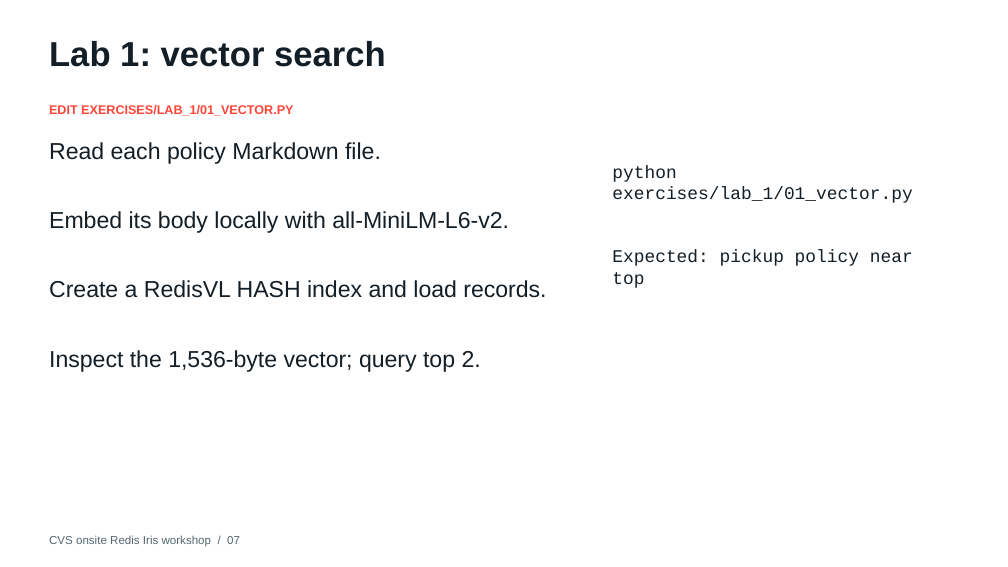
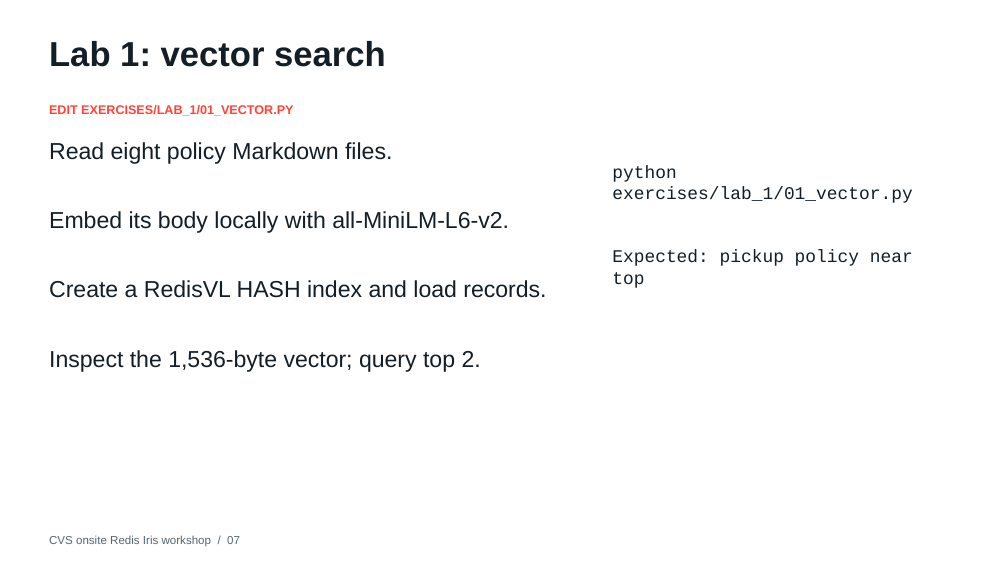
Before and after one commit to justin-cechmanek/iris-workshop-october-15, a slide deck: slide 7 of slides/cvs-redis-iris-workshop.pptx. Drawn at 1008x567 pixels with LibreOffice and Linux fonts; fonts in the diff are those of the drawing. Boxes give left, top, right and bottom in pixels: in the first picture for what was removed or moved away, otherwise in the second. Text is boxed around its words. In the diff, an @@ line names an element or a change of style, - is before the commit and + after.

Commit message:
Expand Lab 1 policy search examples

```diff
--- a/slides/cvs-redis-iris-workshop.pptx
+++ b/slides/cvs-redis-iris-workshop.pptx
@@ text at <box>49,142,392,164</box>: text changed @@
-Read each policy Markdown file.
+Read eight policy Markdown files.
```
Also in this commit, not shown: 9 other files.
